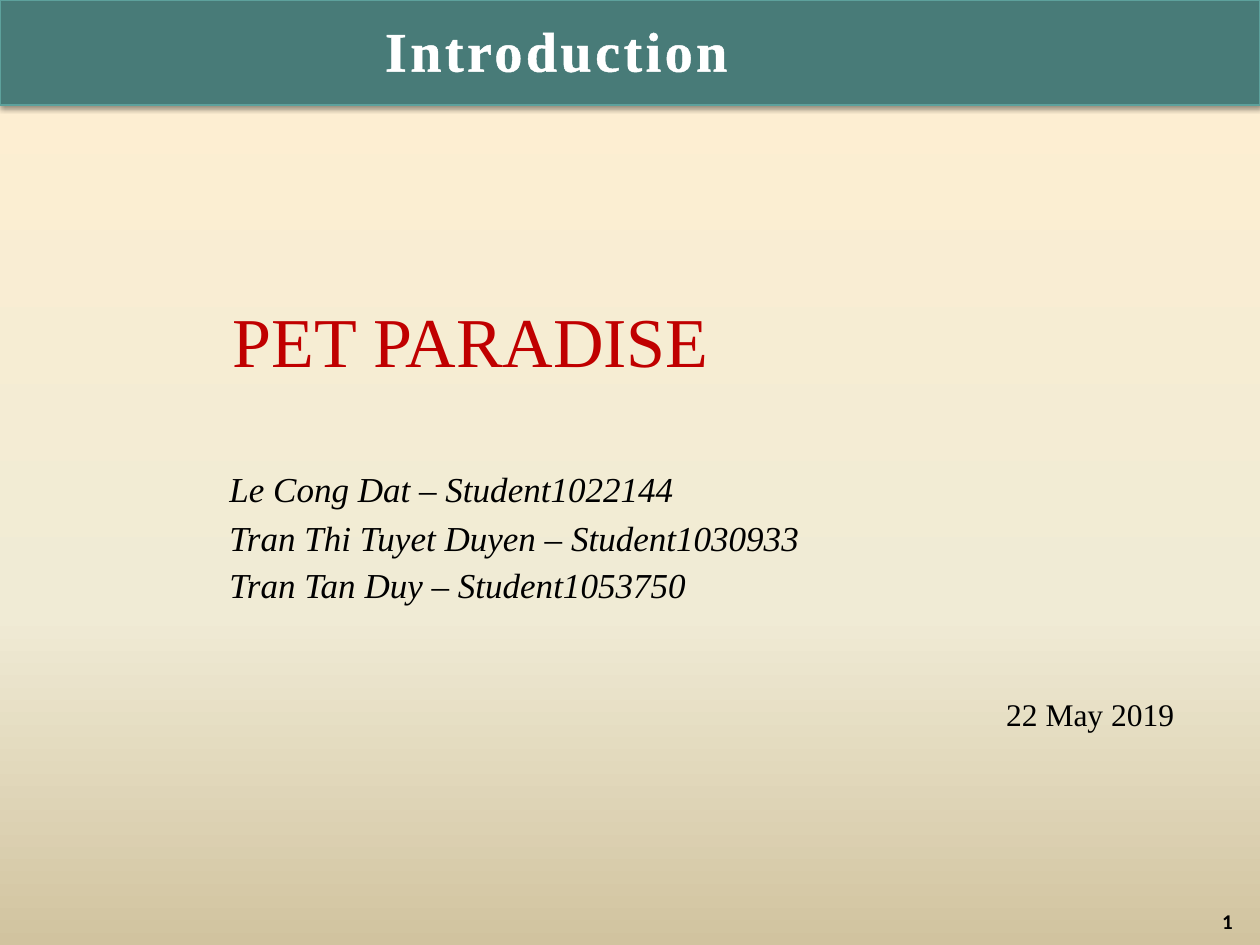
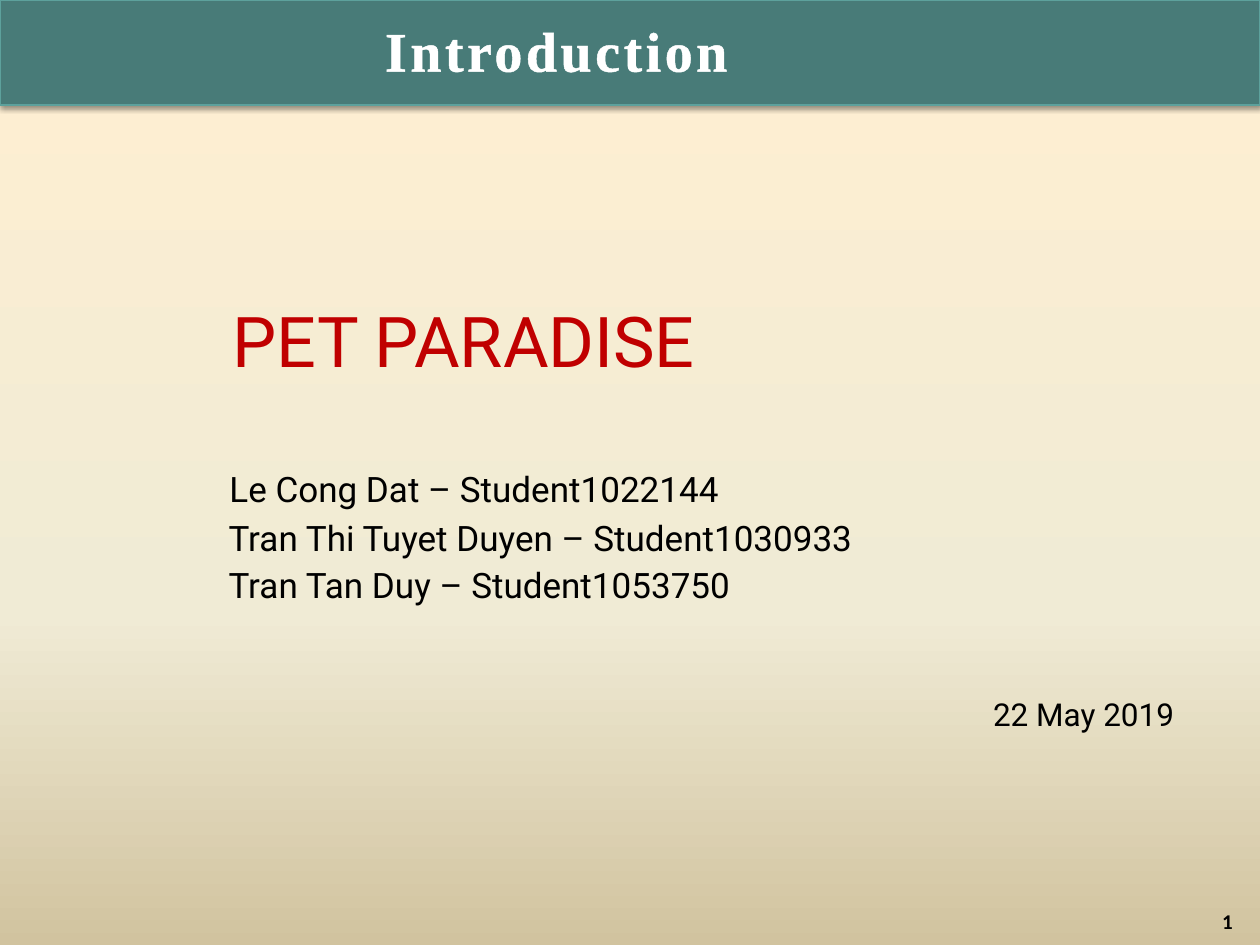
Before and after one commit to lety20391/Project4, a slide deck: slide 1 of G2_T11707E0_Project_Report.pptx. Drawn at 1260x945 pixels with LibreOffice and Linux fonts; fonts in the diff are those of the drawing; background and template pictures are left out. Boxes give left, top, right and bottom in pixels: in the first picture for what was removed or moved away, otherwise in the second. Text is boxed around its words. In the diff, an @@ line names an element or a change of style, - is before the commit and + after.

```diff
--- a/G2_T11707E0_Project_Report.pptx
+++ b/G2_T11707E0_Project_Report.pptx
@@ text "PET PARADISE" at [229,316,1174,733]: font Times New Roman to Roboto; italic off in "Le Cong Dat – Student1022144", "Tran Thi Tuyet Duyen – Student1030933", "Tran Tan Duy – Student1053750" @@
```
Also in this commit, not shown: 5 other slides changed, 2 slides added, 3 slides removed, 4 other files.
